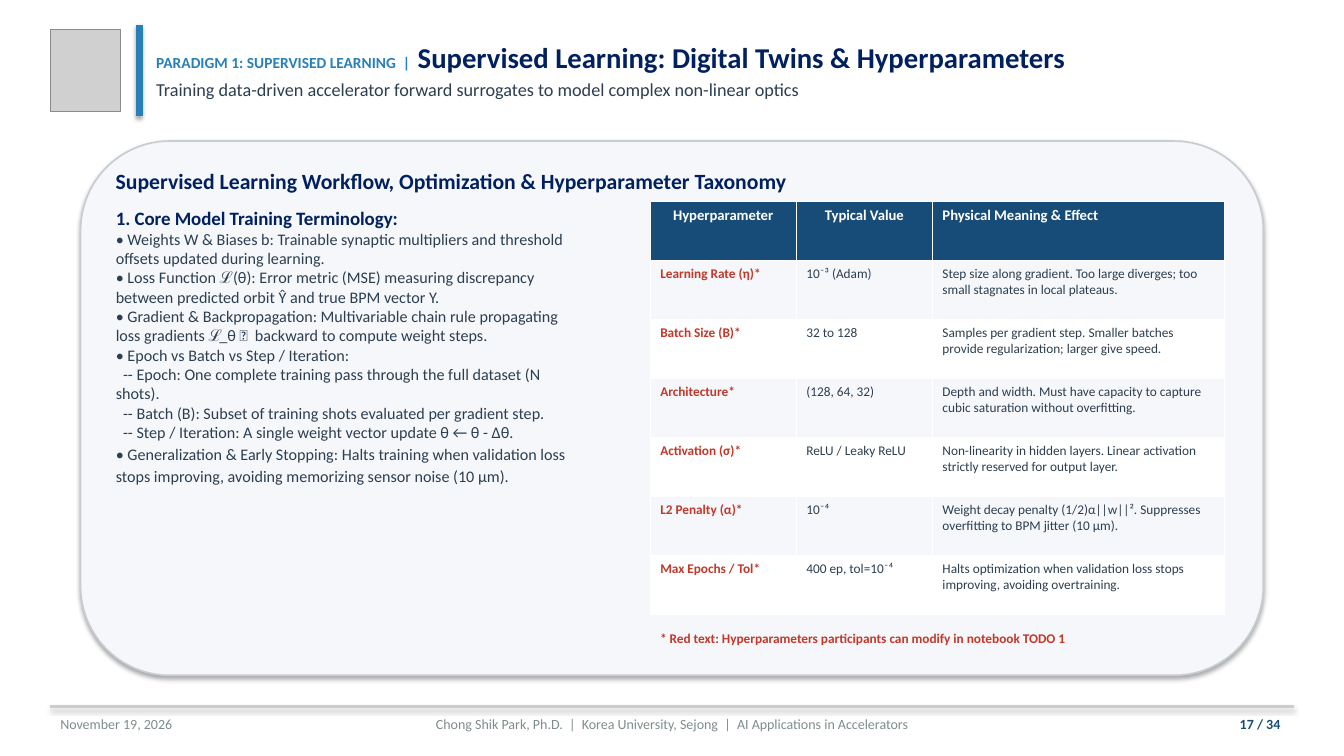
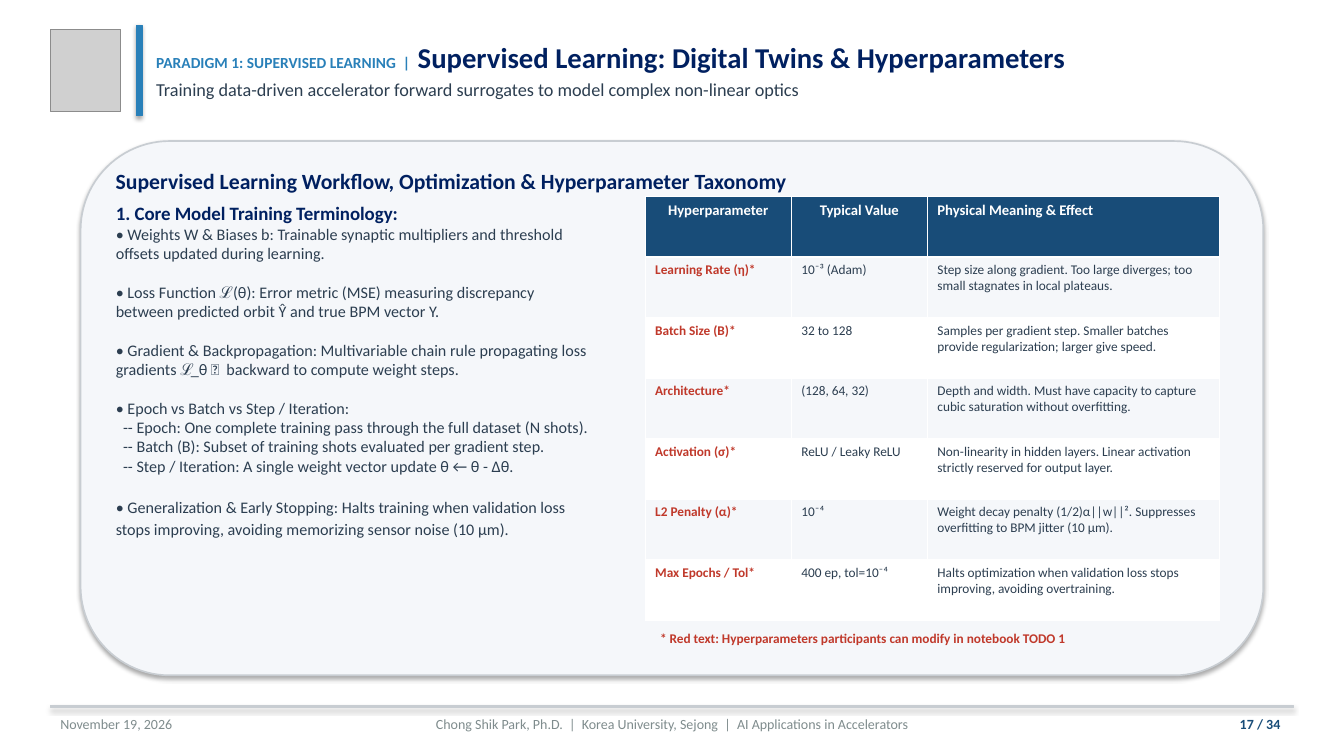
Before and after one commit to cspark7701/ai4acc-mini-hackathon, a slide deck: slide 17 of presentations/Lecture_1_AI_ML_Foundations_and_Control_Slides.pptx. Drawn at 1344x756 pixels with LibreOffice and Linux fonts; fonts in the diff are those of the drawing; grey boxes stand for pictures. Boxes give left, top, right and bottom in pixels: in the first picture for what was removed or moved away, otherwise in the second. Text is boxed around its words. In the diff, an @@ line names an element or a change of style, - is before the commit and + after.

Commit message:
Align vertical column heights on slides 17, 23, 26 and fix text overlap on slide 14
Resolve horizontal equation overflow on Slide 14 by adopting compact vector surrogate formulation f_theta(z_0), repositioning TikZ network diagram node labels to eliminate layer overlap, and enlarging the network layout. Align vertical column heights and baseline boundaries on Slides 17, 23, and 26 by calibrating font sizes, inter-bullet line skips, and table row heights so left narrative columns and right hyperparameter taxonomy tables start and end at matching vertical coordinates with under 10 px difference. Mirror all layout and equation updates in the PPTX generator script and recompile both PDF and PPTX decks. Validate with headless image pixel diagnostic script and pytest suite (23 passed).

Files:
 M  presentations/Lecture_1_AI_ML_Foundations_and_Control_Slides.pdf
 M  presentations/Lecture_1_AI_ML_Foundations_and_Control_Slides.pptx
 M  presentations/Lecture_1_AI_ML_Foundations_and_Control_Slides.tex
 M  scripts/build_lecture_1_pptx.py

```diff
--- a/presentations/Lecture_1_AI_ML_Foundations_and_Control_Slides.pptx
+++ b/presentations/Lecture_1_AI_ML_Foundations_and_Control_Slides.pptx
@@ text "1. Core Model Training Terminology: ..." rewrapped from bbox=[116, 211, 565, 485] to bbox=[116, 206, 588, 538] @@
@@ table: place and size @@
-table at bbox=[650, 202, 1225, 615]
+table at bbox=[645, 197, 1220, 620]
```
Also in this commit, not shown: 3 other slides changed, 3 other files.
